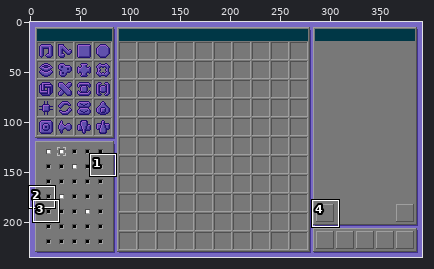
Two versions of one pixel-art file, neueslayout_expanded.aseprite. The first picture is a wide view before the edit; the outline marks the close-up.
Close-up. Before:
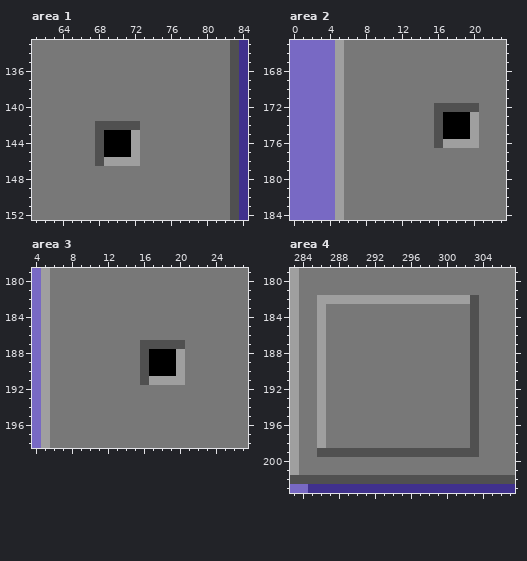
392x235 pixels, 1 frame. Shown: area 1: x 61..84, y 133..152; area 2: x 0..23, y 165..184; area 3: x 4..27, y 179..198; area 4: x 283..307, y 179..203. The commit also changed other parts of the picture, which this record leaves out.
The result:
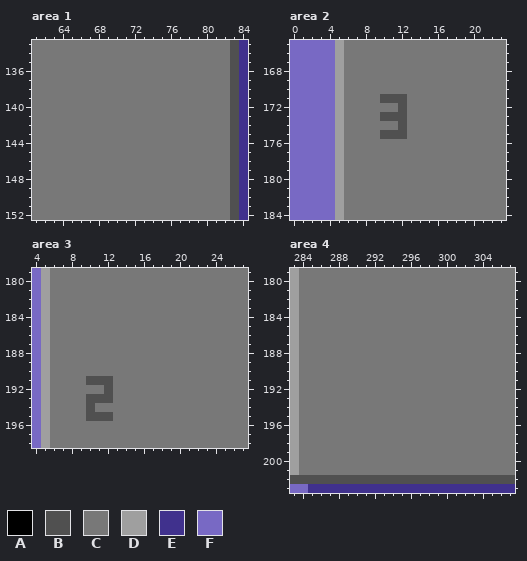
Palette (. is transparent): A #000000  B #505050  C #787878  D #9f9f9f  E #40318d  F #7869c4
What changed:
layer "Layer 5" now hidden
layer "Layer 2" now hidden
Area 1:
The author changed colour A to colour C in rows 143 to 145 at x 69 to 71.
The author changed colour B to colour C in row 142 at x 68 to 72; in rows 143 to 146 at x 68.
The author changed colour D to colour C in rows 143 to 145 at x 72; in row 146 at x 69 to 72.
Area 2:
The author changed colour C to colour B in row 171 at x 10 to 12; in row 172 at x 12; in row 173 at x 10 to 12; in row 174 at x 12; in row 175 at x 10 to 12.
The author changed colour A to colour C in rows 173 to 175 at x 17 to 19.
The author changed colour B to colour C in row 172 at x 16 to 20; in rows 173 to 176 at x 16.
The author changed colour D to colour C in rows 173 to 175 at x 20; in row 176 at x 17 to 20.
Area 3:
The author changed colour C to colour B in row 191 at x 10 to 12; in row 192 at x 12; in row 193 at x 10 to 12; in row 194 at x 10; in row 195 at x 10 to 12.
The author changed colour A to colour C in rows 188 to 190 at x 17 to 19.
The author changed colour B to colour C in row 187 at x 16 to 20; in rows 188 to 191 at x 16.
The author changed colour D to colour C in rows 188 to 190 at x 20; in row 191 at x 17 to 20.
Area 4:
The author changed colour B to colour C in rows 182 to 198 at x 303; in row 199 at x 286 to 303.
The author changed colour D to colour C in row 182 at x 286 to 302; in rows 183 to 198 at x 286.
Changed places in both close-ups, as pixel boxes (x1, y1, x2, y2):
changed: (95, 121, 140, 166)
changed: (380, 94, 479, 148)
changed: (140, 340, 185, 385)
changed: (86, 376, 113, 421)
changed: (317, 295, 479, 457)
